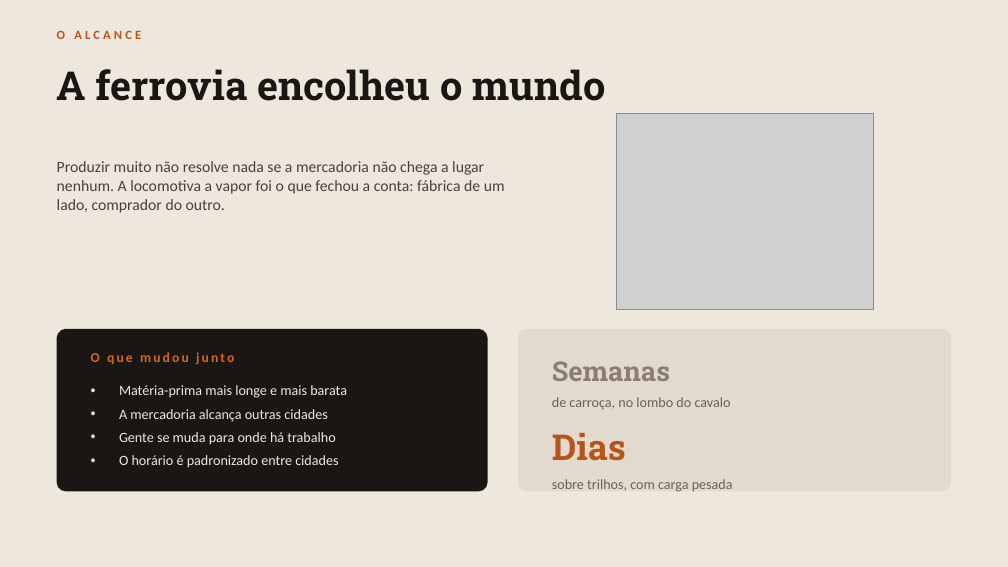
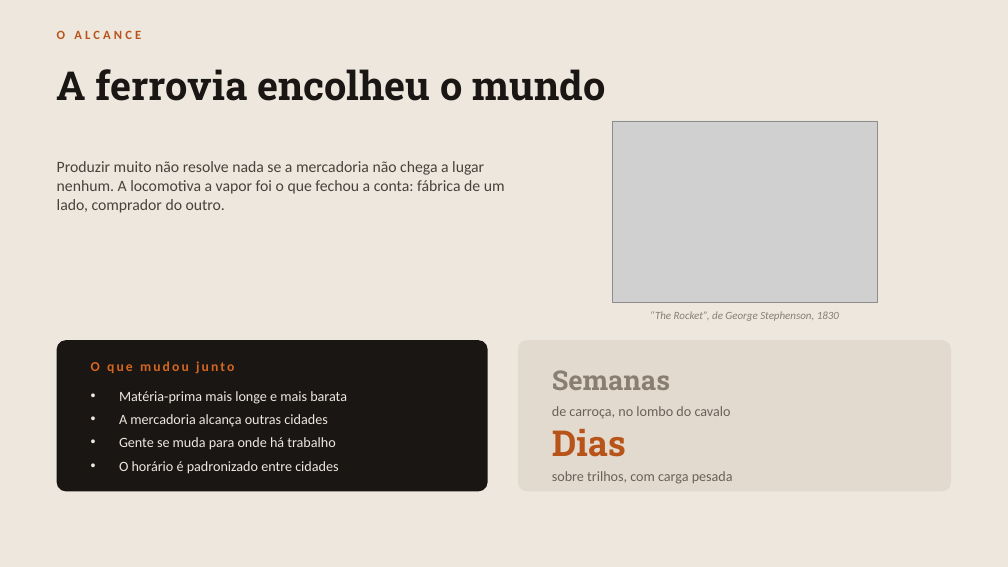
Before and after one commit to guirab734/industry, a slide deck: slide 6 of docs/primeira-revolucao-industrial.pptx. Drawn at 1008x567 pixels with LibreOffice and Linux fonts; fonts in the diff are those of the drawing; grey boxes stand for pictures. Boxes give left, top, right and bottom in pixels: in the first picture for what was removed or moved away, otherwise in the second. Text is boxed around its words. In the diff, an @@ line names an element or a change of style, - is before the commit and + after.

```diff
--- a/docs/primeira-revolucao-industrial.pptx
+++ b/docs/primeira-revolucao-industrial.pptx
@@ picture resized from (x1=616, y1=113, x2=873, y2=309) to (x1=613, y1=121, x2=877, y2=302) @@
@@ text added at (x1=650, y1=311, x2=839, y2=321), 10.5 pt, text #8A7E72, italic @@
+“The Rocket”, de George Stephenson, 1830
@@ rounded rectangle at (x1=57, y1=340, x2=488, y2=492): proportions changed @@
@@ rounded rectangle resized from (x1=57, y1=329, x2=488, y2=492) to (x1=57, y1=340, x2=488, y2=492) @@
@@ rounded rectangle resized from (x1=518, y1=329, x2=951, y2=492) to (x1=518, y1=340, x2=951, y2=492) @@
@@ rounded rectangle at (x1=518, y1=340, x2=951, y2=492): proportions changed @@
@@ text "Matéria-prima mais longe e mais ..." moved from (x1=119, y1=385, x2=347, y2=468) to (x1=119, y1=391, x2=347, y2=474) @@
@@ text "Dias" moved from (x1=552, y1=433, x2=626, y2=461) to (x1=552, y1=429, x2=626, y2=457) @@
@@ 3 texts moved together from (x1=91, y1=352, x2=731, y2=410) to (x1=91, y1=361, x2=731, y2=419) @@
@@ text "sobre trilhos, com carga pesada" moved from (x1=552, y1=479, x2=733, y2=492) to (x1=552, y1=471, x2=733, y2=484) @@
```
Also in this commit, not shown: 5 other slides changed, 12 other files.
